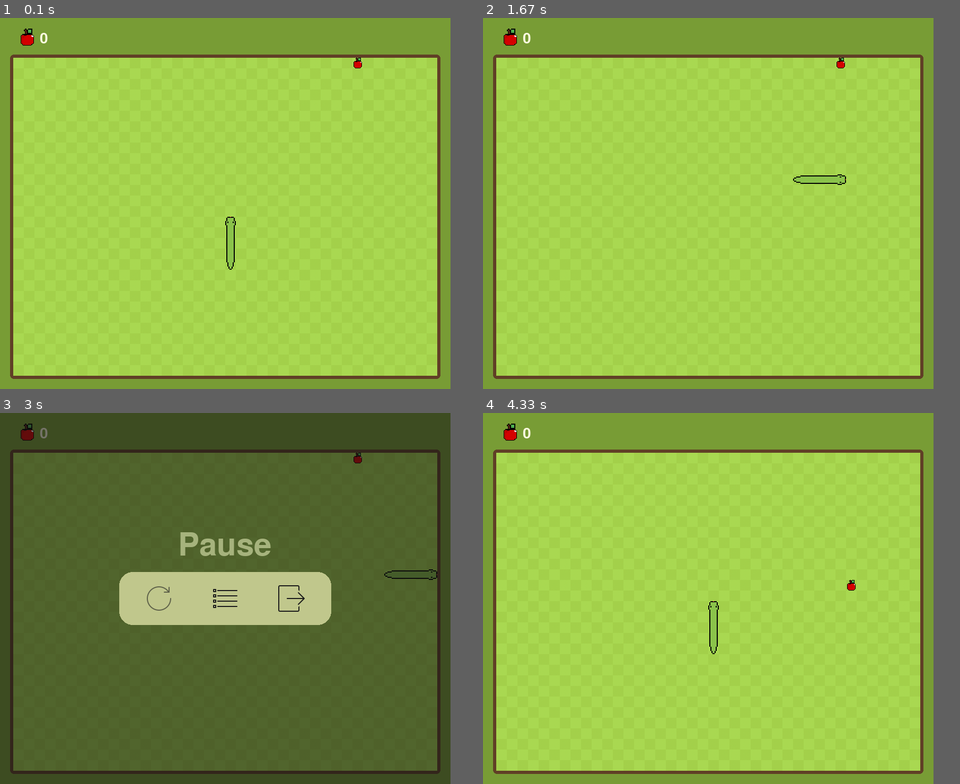
Above: before the commit, frames 1-4 (two rows, left to right).
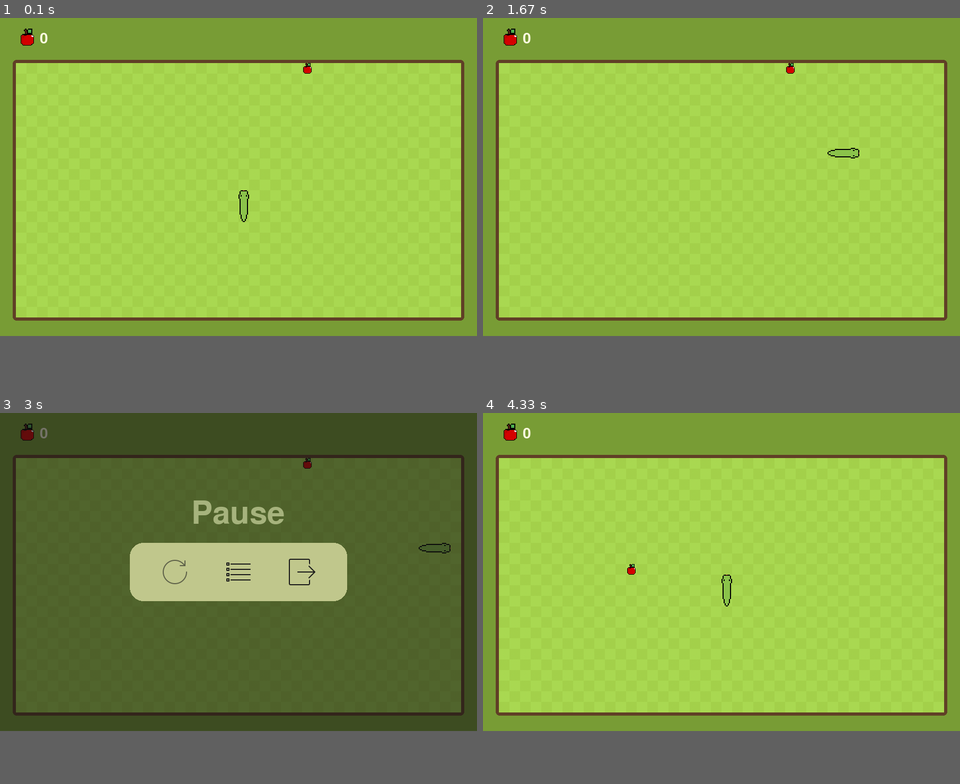
Above: after the commit, the same moments.

Repository: Filip-Kubecki/PythonProjects
Game: pygame game, started from Main.py
The game is run twice, just before and just after one commit, with the same random seed, the same clock (stepped at 60 frames per second) and the same inputs.
Inputs (mouse positions are in pixels of both pictures, inside the frame that each line leads up to):
- Up to frame 1 (0.1 s): no input
- Up to frame 2 (1.67 s): hold D 0.33-0.8 s; hold W 0.83-1.13 s; hold D 1.17-1.63 s
- Up to frame 3 (3 s): tap Esc at 2.23 s; tap Tab at 2.57 s
- Up to frame 4 (4.33 s): tap Enter at 3.67 s; hold W from 4 s (still down); move the mouse to (897, 683) at 4.03 s; tap 1 at 4.15 s
In our replay, the window is 850x700 before the commit and 900x600 after it. These sizes can differ from the game's own. Grey fills any space a smaller window leaves; there, only what the larger window draws over its background counts as a difference.

The runs differ from the first frame. In frame 1, 16% of the frame differs, in the area x 0-98%, y 9-100%; in frame 2, 16%; in frame 3, 20%; in frame 4, 16%.

Commit message:
Scaling Game Instance
Refactored:
- Game Instance elements scale properly with change of snake img size

Diff:
--- a/Apple.py
+++ b/Apple.py
@@ -1,11 +1,15 @@
 import pygame
 import Textures_src
+from config import *
 
 
 class Apple():
     def __init__(self):
-        self.rect = pygame.rect.Rect(10000, 10000, 20, 20)
+        self.rect = pygame.rect.Rect(10000, 10000, TILE_LEN, TILE_LEN)
         self.appleIcon = pygame.image.load(Textures_src.APPLE)
+        if TILE_LEN > 20:
+            scale = TILE_LEN // 20
+            self.appleIcon = pygame.transform.scale_by(self.appleIcon, scale)
         self.position = (10000, 10000)
 
     def draw_apple(self, screen):
--- a/Button.py
+++ b/Button.py
@@ -12,12 +12,12 @@
         self.fill(Style.LIGHT_GREEN)
         self.set_alpha(255)
 
-        self.rect_background = pygame.Rect(0, 0, 65, 65)
-        # pygame.draw.rect(self, Style.MOSSE_GREEN,
-        #                 self.rect_background, 200, 10)
+        self.rect_background = pygame.Rect(0, 0, x, y)
 
         self.icon = pygame.image.load(icon_src)
-        self.blit(self.icon, (0, 0))
+        img_len = PAUSE_SCREEN_IMG_REAL_SIZE
+        img_offset = (x/2)-(img_len/2)
+        self.blit(self.icon, (img_offset, img_offset))
 
     def display(self, screen):
         screen.blit(self, self.position)
--- a/GameInstance.py
+++ b/GameInstance.py
@@ -1,7 +1,7 @@
 import pygame
 import tools
 import Textures_src
-import config
+from config import *
 from Snake import Snake
 from Apple import Apple
 from random import randrange
@@ -13,24 +13,28 @@
         self.obstacles = list()
 
         self.screen = pygame.surface.Surface(
-            (config.GAME_INSTANCE_WIDTH, config.GAME_INSTANCE_HEIGHT)
+            (GAME_INSTANCE_WIDTH, GAME_INSTANCE_HEIGHT)
         )
 
         # Initializing list with all possible positions on board
         self._position_indexes = list()
-        for i in range((config.GAME_INSTANCE_WIDTH//config.TILE_LEN)*(config.GAME_INSTANCE_HEIGHT//config.TILE_LEN)):
+        for i in range((GAME_INSTANCE_WIDTH//TILE_LEN)*(GAME_INSTANCE_HEIGHT//TILE_LEN)):
             self._position_indexes.append(i)
 
         # Backgroung setup
         self._bgTile = pygame.image.load(Textures_src.BACKGROUND_GAME_TILE)
+        if TILE_LEN > 20:
+            scale = TILE_LEN // 20
+            self._bgTile = pygame.transform.scale_by(self._bgTile, scale)
+
         tools.tileBackground(self.screen, self._bgTile)
 
         # Snake object setup
         self.snake = Snake(
-            (config.GAME_INSTANCE_WIDTH // 2) -
-            ((config.GAME_INSTANCE_WIDTH // 2) % 20),
-            (config.GAME_INSTANCE_HEIGHT // 2) -
-            ((config.GAME_INSTANCE_HEIGHT // 2) % 20)
+            (GAME_INSTANCE_WIDTH // 2) -
+            ((GAME_INSTANCE_WIDTH // 2) % TILE_LEN),
+            (GAME_INSTANCE_HEIGHT // 2) -
+            ((GAME_INSTANCE_HEIGHT // 2) % TILE_LEN)
         )
 
         # Apple object setup
--- a/Main.py
+++ b/Main.py
@@ -101,9 +101,8 @@
 
     # Start game when WSAD pressed
     if (keys[pygame.K_w] or
-        keys[pygame.K_s] or
-        keys[pygame.K_a] or
-            keys[pygame.K_d]):
+        keys[pygame.K_d] or
+            keys[pygame.K_a]):
         game_started = True
 
     # Update state of snake: position and directions of segments
--- a/PausedGameScreen.py
+++ b/PausedGameScreen.py
@@ -2,7 +2,7 @@
 import pygame.freetype
 import Textures_src
 import Style
-import config
+from config import *
 from Button import Button
 
 
@@ -20,15 +20,35 @@
         # Title
         self.title = "Pause"
 
+        # Menu buttons
+        button_size = PAUSE_SCREEN_BUTTON_SIZE
+        center_element_width = (WINDOW_WIDTH/2)-(button_size/2)
+        screen_center_y = WINDOW_HEIGHT/2
+        button_y = screen_center_y-(button_size/2)
+
+        self.restart_icon = Button(
+            button_size, button_size,
+            (center_element_width-button_size-PAUSE_SCREEN_BUTTON_OFFSET, button_y),
+            Textures_src.UI_RESTART_ICON
+        )
+        self.option_icon = Button(
+            button_size, button_size,
+            (center_element_width, button_y),
+            Textures_src.UI_OPTION_ICON
+        )
+        self.exit_icon = Button(
+            button_size, button_size,
+            ((center_element_width+button_size+PAUSE_SCREEN_BUTTON_OFFSET), button_y),
+            Textures_src.UI_EXIT_ICON
+        )
+
         # Menu buttno background
-        self.menu_background = pygame.Rect(225, 300, 400, 100)
-
-        # Menu buttons
-        self.exit_icon = Button(65, 65, (525, 325), Textures_src.UI_EXIT_ICON)
-        self.option_icon = Button(
-            55, 55, (400, 325), Textures_src.UI_OPTION_ICON)
-        self.restart_icon = Button(
-            55, 55, (275, 325), Textures_src.UI_RESTART_ICON)
+        self.menu_background = pygame.Rect(
+            (WINDOW_WIDTH/2)-(PAUSE_SCREEN_BUTTON_MENU_WIDTH/2),
+            screen_center_y-(PAUSE_SCREEN_BUTTON_MENU_HEIGHT/2),
+            PAUSE_SCREEN_BUTTON_MENU_WIDTH,
+            PAUSE_SCREEN_BUTTON_MENU_HEIGHT
+        )
 
         self.buttons = list()
         self.buttons.append(self.restart_icon)
@@ -41,7 +61,7 @@
         self.title_font.render_to(
             screen,
             ((screen.get_width() // 2) -
-             (self.title_font.get_rect(self.title).width // 2), 225),
+             (self.title_font.get_rect(self.title).width // 2), self.menu_background.y-80),
             self.title,
             Style.MOSSE_GREEN
         )
@@ -65,8 +85,7 @@
             button.set_alpha(255)
 
         if self.in_focus is not None:
-            self.buttons[self.in_focus].set_alpha(
-                config.DIMMED_BACKGROUND_MAX_ALPHA)
+            self.buttons[self.in_focus].set_alpha(DIMMED_BACKGROUND_MAX_ALPHA)
 
     def next_focused(self):
         if self.in_focus is None:
@@ -83,9 +102,9 @@
         if self.get_alpha() is None:
             raise Exception("No alpha value exeption")
         else:
-            if self.get_alpha() < config.DIMMED_BACKGROUND_MAX_ALPHA:
+            if self.get_alpha() < DIMMED_BACKGROUND_MAX_ALPHA:
                 self.set_alpha(
-                    self.get_alpha() + config.DIMMED_BACKGROUND_ALPHA_INCREMENT
+                    self.get_alpha() + DIMMED_BACKGROUND_ALPHA_INCREMENT
                 )
 
     def hide_background(self):
--- a/Snake.py
+++ b/Snake.py
@@ -155,6 +155,10 @@
         self.direction = Direction.NONE
         self.rect = pygame.rect.Rect(x, y, config.TILE_LEN, config.TILE_LEN)
         self.img = pygame.image.load(Textures_src.SNAKE_TAIL)
+        self.scale = 1
+        if (config.TILE_LEN > 20):
+            self.scale = config.TILE_LEN // 20
+            self.img = pygame.transform.scale_by(self.img, self.scale)
         self.angle = 0.0
         self.texture_state = Snake_texture_state.TAIL
 
@@ -218,23 +222,31 @@
         match self.texture_state:
             case Snake_texture_state.HEAD:
                 self.img = pygame.image.load(Textures_src.SNAKE_HEAD)
+                self.img = pygame.transform.scale_by(self.img, self.scale)
             case Snake_texture_state.TAIL:
                 self.img = pygame.image.load(Textures_src.SNAKE_TAIL)
+                self.img = pygame.transform.scale_by(self.img, self.scale)
             case Snake_texture_state.SEGMENT:
                 self.img = pygame.image.load(Textures_src.SNAKE_SEGMENT)
+                self.img = pygame.transform.scale_by(self.img, self.scale)
             case Snake_texture_state.DOWN_RIGHT:
                 self.img = pygame.image.load(Textures_src.SNAKE_BEND)
                 self.img = pygame.transform.rotate(self.img, 180.0)
                 self.angle = 180.0
+                self.img = pygame.transform.scale_by(self.img, self.scale)
             case Snake_texture_state.DOWN_LEFT:
                 self.img = pygame.image.load(Textures_src.SNAKE_BEND)
                 self.img = pygame.transform.rotate(self.img, 270.0)
                 self.angle = 270.0
+                self.img = pygame.transform.scale_by(self.img, self.scale)
             case Snake_texture_state.UP_RIGHT:
                 self.img = pygame.image.load(Textures_src.SNAKE_BEND)
                 self.img = pygame.transform.rotate(self.img, 90.0)
+                self.img = pygame.transform.scale_by(self.img, self.scale)
                 self.angle = 90.0
             case Snake_texture_state.UP_LEFT:
                 self.img = pygame.image.load(Textures_src.SNAKE_BEND)
+                self.img = pygame.transform.scale_by(self.img, self.scale)
             case Snake_texture_state.COLLIDED:
                 self.img = pygame.image.load(Textures_src.SNAKE_COLLIDED)
+                self.img = pygame.transform.scale_by(self.img, self.scale)
--- a/config.py
+++ b/config.py
@@ -2,20 +2,32 @@
 # Contains all values that are intended to be changed
 
 # Snake related values
-SNAKE_SEGMENT_NUMBER = 5
+SNAKE_SEGMENT_NUMBER = 3
 SNAKE_START_SPEED = 10  # Smaller number -> faster
 
 # UI related values
 # Window
-WINDOW_WIDTH = 850
-WINDOW_HEIGHT = 700
+WINDOW_WIDTH = 900
+WINDOW_HEIGHT = 600
+
 # Pause/Game Over screens
 DIMMED_BACKGROUND_MAX_ALPHA = 150
-DIMMED_BACKGROUND_ALPHA_INCREMENT = 15
+DIMMED_BACKGROUND_ALPHA_INCREMENT = 10
+PAUSE_SCREEN_BUTTON_SIZE = 70
+PAUSE_SCREEN_IMG_REAL_SIZE = 50
+PAUSE_SCREEN_BUTTON_OFFSET = 50
+PAUSE_SCREEN_BUTTON_MENU_WIDTH = (
+    PAUSE_SCREEN_BUTTON_SIZE*3)+(PAUSE_SCREEN_BUTTON_OFFSET*4)
+PAUSE_SCREEN_BUTTON_MENU_HEIGHT = 110
 
 # Game Instance
-GAME_INSTANCE_WIDTH = 800
-GAME_INSTANCE_HEIGHT = 600
-GAME_INSTANCE_TOP_MARGIN = 75
 GAME_INSTANCE_BORDER = 6
-TILE_LEN = 20
+GAME_INSTANCE_SCALE = 1
+TILE_LEN = 20 * GAME_INSTANCE_SCALE
+GAME_INSTANCE_TOP_MARGIN = int(WINDOW_HEIGHT / 7)
+
+# Calculating Game Instance sizes - based on values above
+GAME_INSTANCE_WIDTH = (((((WINDOW_WIDTH // TILE_LEN)) *
+                       TILE_LEN) - (WINDOW_WIDTH//20))//TILE_LEN)*TILE_LEN
+GAME_INSTANCE_HEIGHT = (((((WINDOW_HEIGHT // TILE_LEN)) *
+                        TILE_LEN) - (((GAME_INSTANCE_TOP_MARGIN//TILE_LEN)*TILE_LEN) + (WINDOW_HEIGHT//28)))//TILE_LEN)*TILE_LEN
